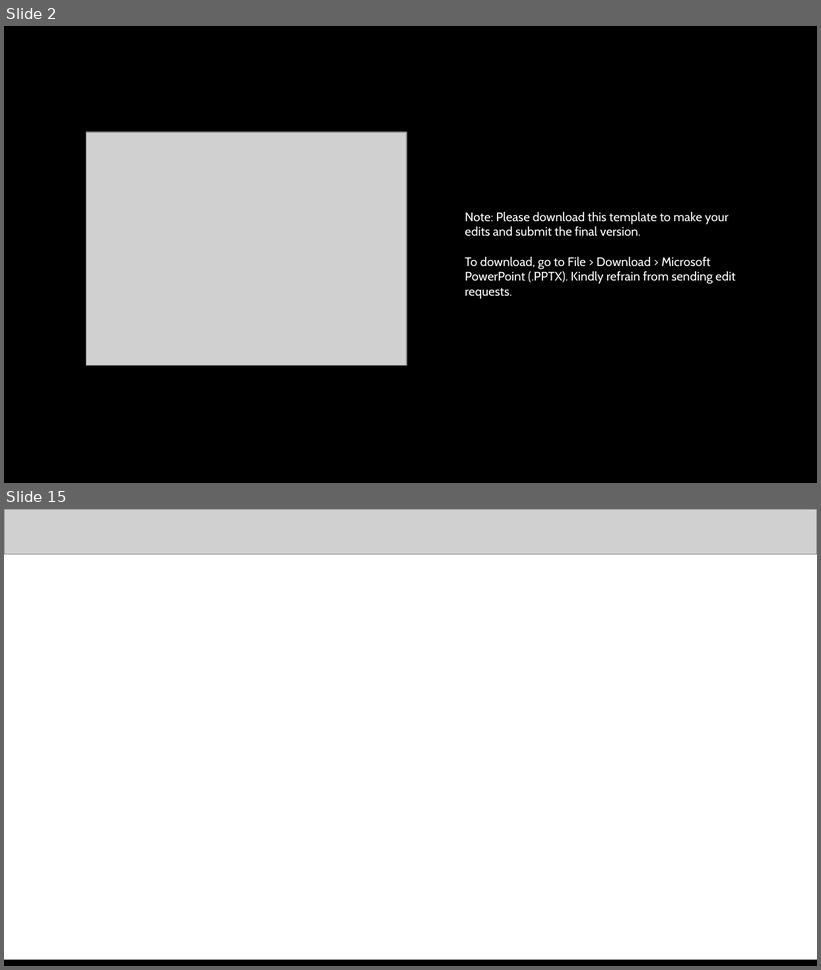
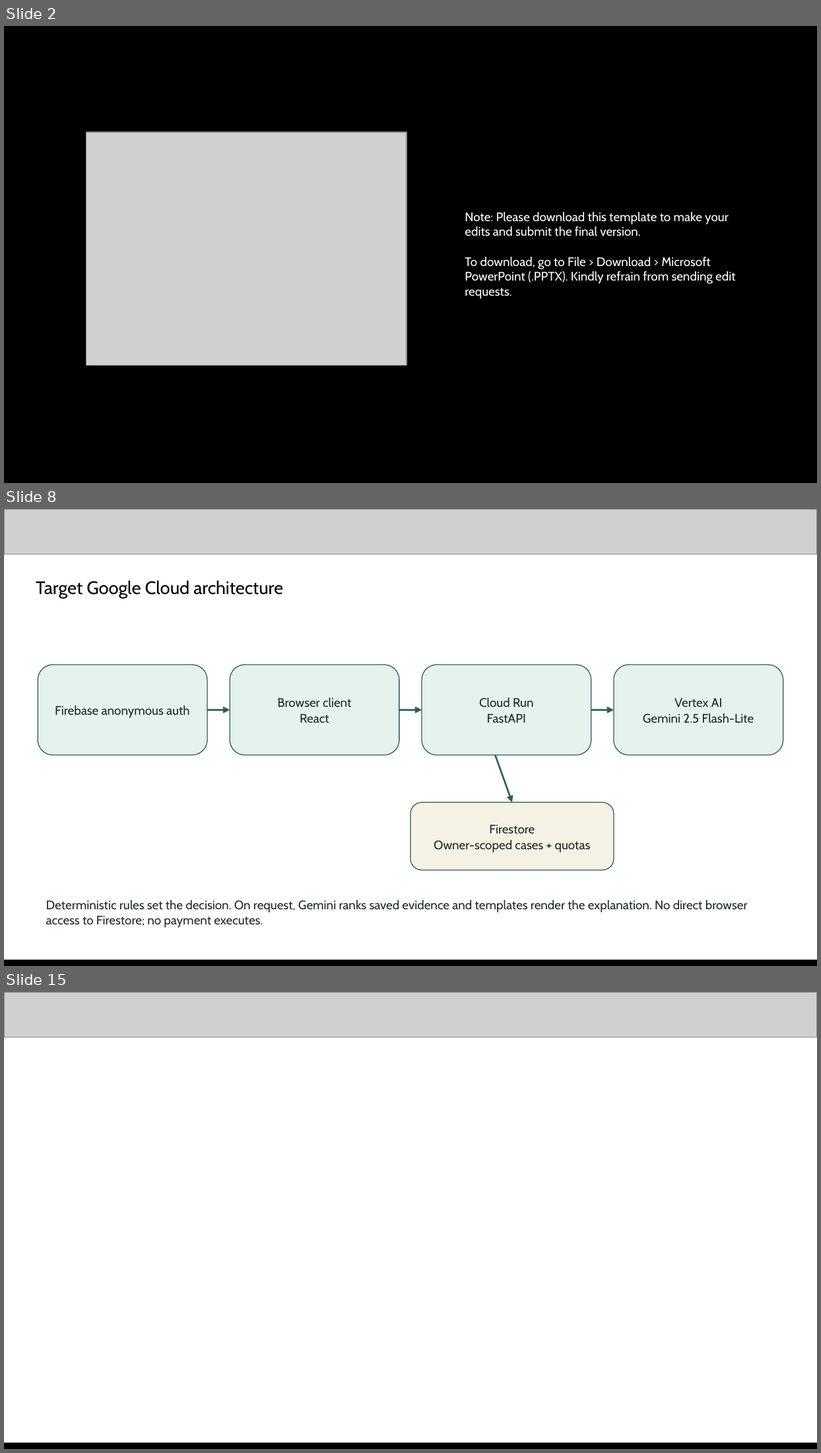
Before and after one commit to NikhilBudaniya/scamshield, a slide deck: artifacts/scamshield-hack2skill-submission.pptx. Shown one above the other, each under a label of ours: slides 2 and 15 before the commit, slides 2, 8 and 15 after it; the slides between them are not shown. The pictures are 821x970 and 821x1453 pixels, drawn with LibreOffice and Linux fonts; fonts in the diff are those of the drawing; grey boxes stand for pictures. Boxes give left, top, right and bottom in pixels: in the first picture for what was removed or moved away, otherwise in the second. Text is boxed around its words. In the diff, an @@ line names an element or a change of style, - is before the commit and + after.

```diff
--- a/artifacts/scamshield-hack2skill-submission.pptx
+++ b/artifacts/scamshield-hack2skill-submission.pptx
@@ slide 8 added at box(4, 509, 817, 966), background #FFFFFF @@
@@ picture added at box(4, 509, 817, 554) @@
@@ text added at box(36, 580, 283, 598), 16 pt, text #000000 @@
+Target Google Cloud architecture
@@ rounded rectangle added at box(38, 665, 207, 755), fill #E5F2ED, outline #296157 0.75 pt, 11 pt, text #1F2926 @@
+Firebase anonymous auth
@@ rounded rectangle added at box(230, 665, 399, 755), fill #E5F2ED, outline #296157 0.75 pt, 11 pt, text #1F2926 @@
+Browser client
+React
@@ rounded rectangle added at box(422, 665, 591, 755), fill #E5F2ED, outline #296157 0.75 pt, 11 pt, text #1F2926 @@
+Cloud Run
+FastAPI
@@ rounded rectangle added at box(614, 665, 783, 755), fill #E5F2ED, outline #296157 0.75 pt, 11 pt, text #1F2926 @@
+Vertex AI
+Gemini 2.5 Flash-Lite
@@ arrow added from (207, 710) to (230, 710), #296157 1.5 pt @@
@@ arrow added from (399, 710) to (422, 710), #296157 1.5 pt @@
@@ arrow added from (591, 710) to (614, 710), #296157 1.5 pt @@
@@ arrow added from (495, 755) to (512, 803), #296157 1.5 pt @@
@@ rounded rectangle added at box(411, 803, 614, 870), fill #F5F2E5, outline #296157 0.75 pt, 11 pt, text #1F2926 @@
+Firestore
+Owner-scoped cases + quotas
@@ text added at box(46, 900, 748, 928), 11 pt, text #1F2926 @@
+Deterministic rules set the decision. On request, Gemini ranks saved evidence and templates render the explanation. No direct browser access to Firestore; no payment executes.
@@ picture added at box(4, 962, 817, 966) @@
@@ rectangle added at box(4, 960, 817, 966), fill #000000 @@
```
Also in this commit, not shown: 7 slides changed, 4 other slides added, 5 slides removed, 28 other files.
